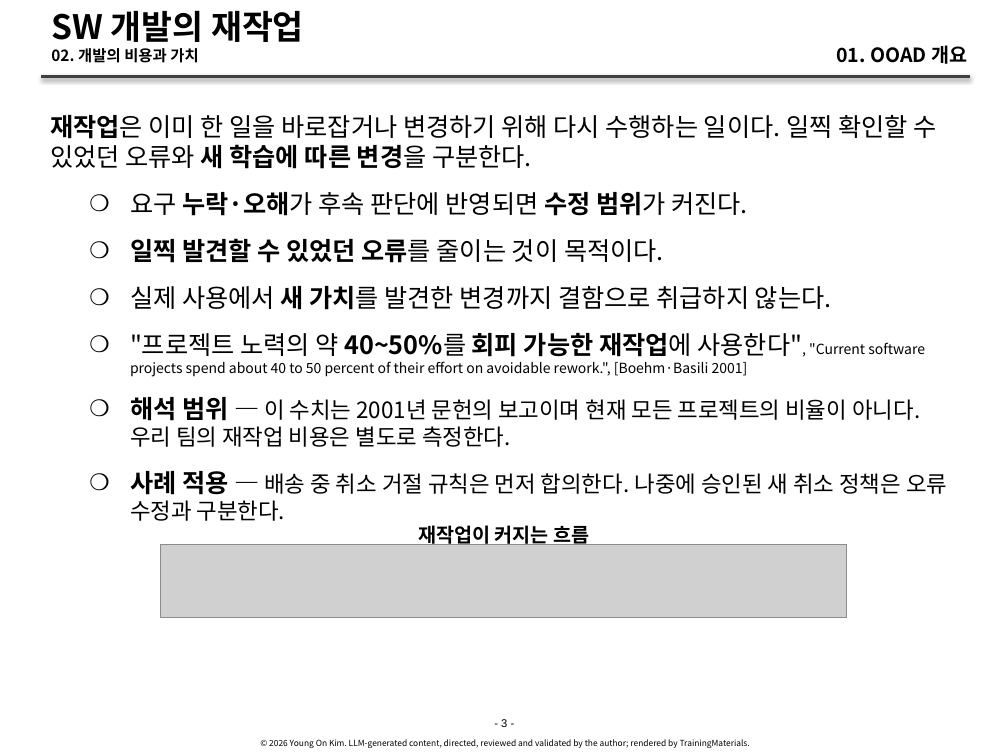
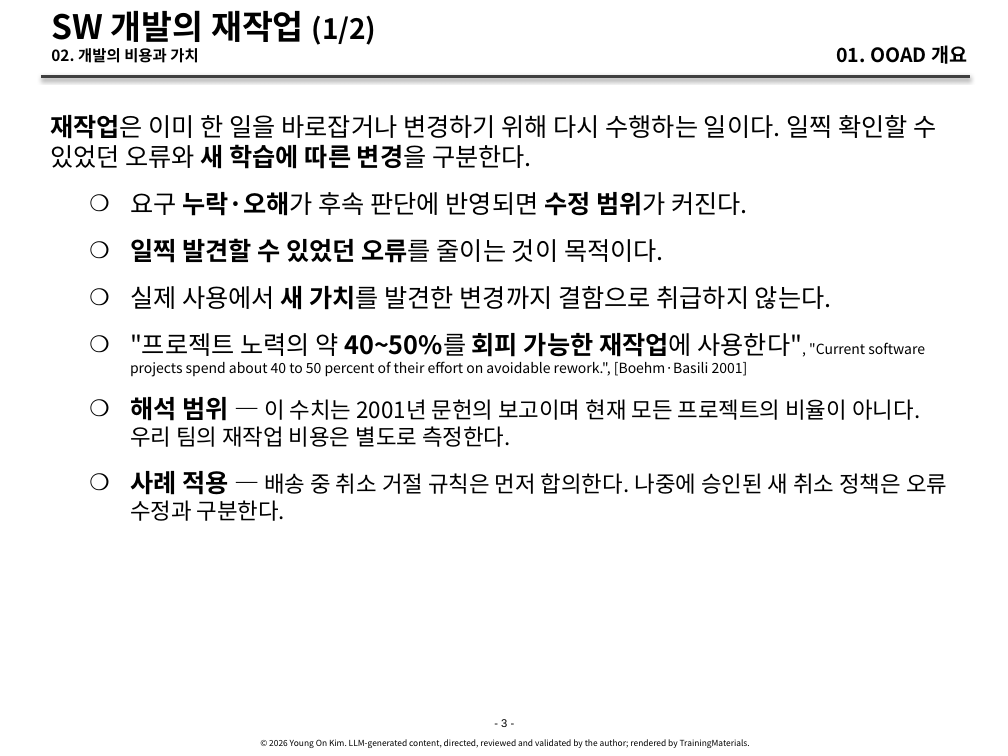
Before and after one commit to YoungSan77/TrainingMaterials, a slide deck: slide 3 of courses/ooad/sessions/s01.pptx. Drawn at 1008x756 pixels with LibreOffice and Linux fonts; fonts in the diff are those of the drawing; grey boxes stand for pictures. Boxes give left, top, right and bottom in pixels: in the first picture for what was removed or moved away, otherwise in the second. Text is boxed around its words. In the diff, an @@ line names an element or a change of style, - is before the commit and + after.

```diff
--- a/courses/ooad/sessions/s01.pptx
+++ b/courses/ooad/sessions/s01.pptx
@@ title at <box>51,10,376,49</box>: text changed @@
-SW 개발의 재작업
+SW 개발의 재작업 (1/2)
@@ text removed at <box>418,522,589,548</box> @@
-재작업이 커지는 흐름
@@ picture removed at <box>161,544,848,618</box> @@
```
Also in this commit, not shown: 37 other slides changed, 1 slide added, 29 other files.
